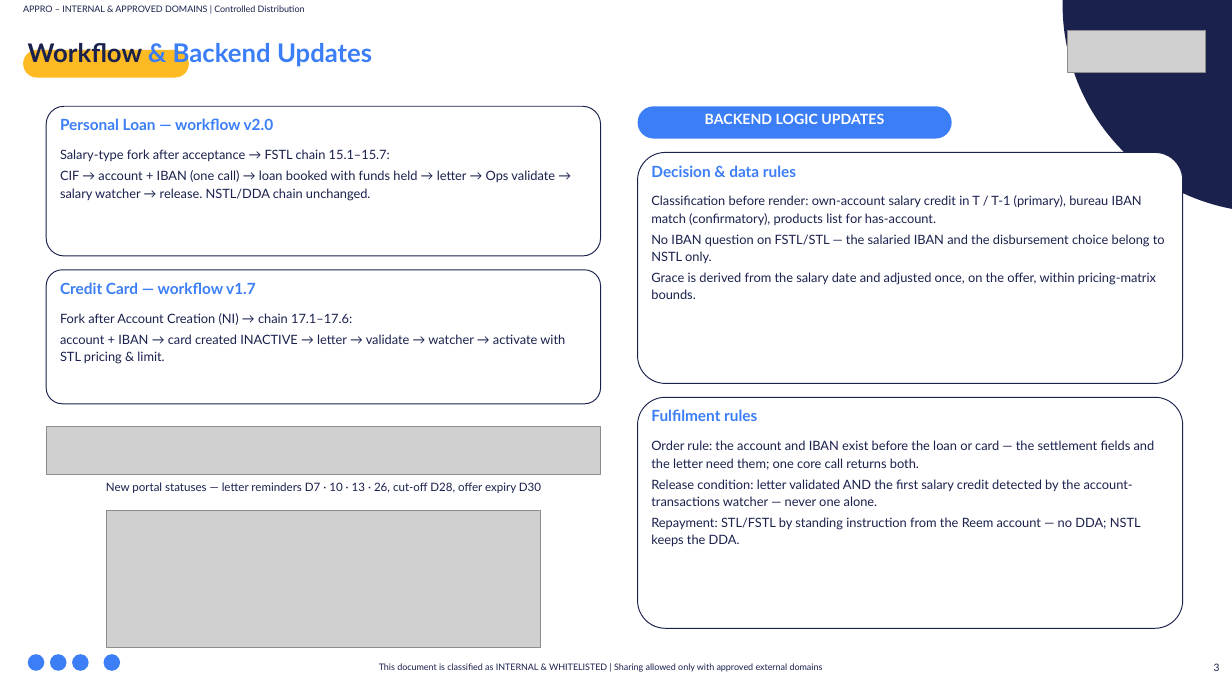
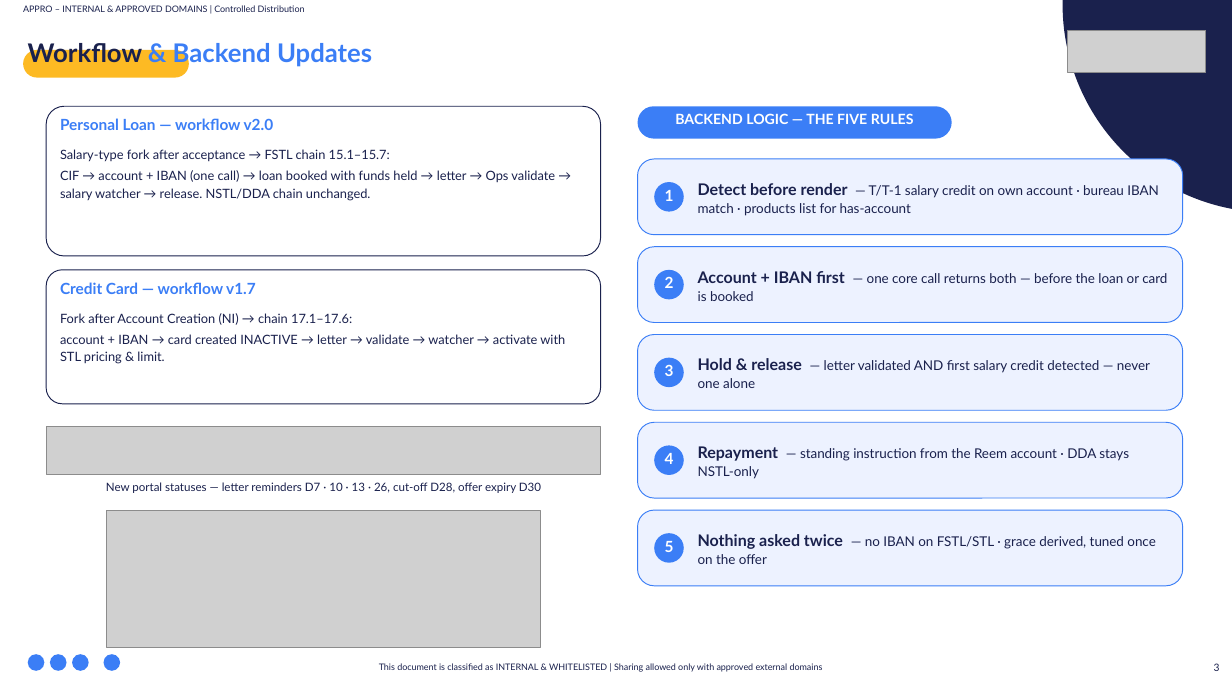
Before and after one commit to Appro-ae/Market-Place, a slide deck: slide 3 of docs/slides/stl_deck/Appro_RF_Salary_Transfer_Deck_V1.0.pptx. Drawn at 1232x693 pixels with LibreOffice and Linux fonts; fonts in the diff are those of the drawing; grey boxes stand for pictures. Boxes give left, top, right and bottom in pixels: in the first picture for what was removed or moved away, otherwise in the second. Text is boxed around its words. In the diff, an @@ line names an element or a change of style, - is before the commit and + after.

```diff
--- a/docs/slides/stl_deck/Appro_RF_Salary_Transfer_Deck_V1.0.pptx
+++ b/docs/slides/stl_deck/Appro_RF_Salary_Transfer_Deck_V1.0.pptx
@@ text at (675, 113, 914, 124): text changed @@
-BACKEND LOGIC UPDATES
+BACKEND LOGIC — THE FIVE RULES
@@ rounded rectangle: place and size @@
-rounded rectangle at (638, 152, 1183, 384)
+rounded rectangle at (638, 159, 1183, 235)
@@ rounded rectangle at (638, 159, 1183, 235): fill #FFFFFF to #EDF2FF; outline #1A214D 0.75 pt to #3B7EF6 0.75 pt; proportions changed @@
@@ text removed at (651, 165, 796, 177) @@
-Decision & data rules
@@ text removed at (651, 195, 1165, 299) @@
-Classification before render: own-account salary credit in T / T-1 (primary), bureau IBAN match (confirmatory), products list for has-account.
-No IBAN question on FSTL/STL — the salaried IBAN and the disbursement choice belong to NSTL only.
-Grace is derived from the salary date and adjusted once, on the offer, within pricing-matrix bounds.
@@ ellipse added at (654, 182, 684, 212), fill #3B7EF6 @@
@@ text added at (665, 190, 674, 201), 12 pt, text #FFFFFF, bold @@
+1
@@ text added at (698, 183, 1159, 216), 10.5 pt, text #1A214D @@
+Detect before render — T/T-1 salary credit on own account · bureau IBAN match · products list for has-account
@@ rounded rectangle added at (638, 247, 1183, 323), fill #EDF2FF, outline #3B7EF6 0.75 pt @@
@@ ellipse added at (654, 270, 684, 299), fill #3B7EF6 @@
@@ text added at (665, 277, 674, 288), 12 pt, text #FFFFFF, bold @@
+2
@@ text added at (698, 271, 1167, 301), 10.5 pt, text #1A214D @@
+Account + IBAN first — one core call returns both — before the loan or card is booked
@@ rounded rectangle added at (638, 335, 1183, 410), fill #EDF2FF, outline #3B7EF6 0.75 pt @@
@@ ellipse added at (654, 358, 684, 387), fill #3B7EF6 @@
@@ text added at (698, 358, 1150, 388), 10.5 pt, text #1A214D @@
+Hold & release — letter validated AND first salary credit detected — never one alone
@@ text added at (665, 365, 674, 376), 12 pt, text #FFFFFF, bold @@
+3
@@ text removed at (651, 409, 757, 421) @@
-Fulfilment rules
@@ rounded rectangle added at (638, 422, 1183, 498), fill #EDF2FF, outline #3B7EF6 0.75 pt @@
@@ text removed at (651, 440, 1155, 547) @@
-Order rule: the account and IBAN exist before the loan or card — the settlement fields and the letter need them; one core call returns both.
-Release condition: letter validated AND the first salary credit detected by the account-transactions watcher — never one alone.
-Repayment: STL/FSTL by standing instruction from the Reem account — no DDA; NSTL keeps the DDA.
@@ ellipse added at (654, 445, 684, 475), fill #3B7EF6 @@
@@ text added at (698, 446, 1129, 479), 10.5 pt, text #1A214D @@
+Repayment — standing instruction from the Reem account · DDA stays NSTL-only
@@ text added at (665, 453, 674, 464), 12 pt, text #FFFFFF, bold @@
+4
@@ rounded rectangle at (638, 510, 1183, 586): fill #FFFFFF to #EDF2FF; outline #1A214D 0.75 pt to #3B7EF6 0.75 pt; proportions changed @@
@@ rounded rectangle: place and size @@
-rounded rectangle at (638, 397, 1183, 628)
+rounded rectangle at (638, 510, 1183, 586)
@@ ellipse added at (654, 533, 684, 563), fill #3B7EF6 @@
@@ text added at (698, 534, 1155, 564), 10.5 pt, text #1A214D @@
+Nothing asked twice — no IBAN on FSTL/STL · grace derived, tuned once on the offer
@@ text added at (665, 541, 674, 552), 12 pt, text #FFFFFF, bold @@
+5
```
Also in this commit, not shown: 1 other slide changed, 1 slide added, 1 slide removed, 4 other files.
